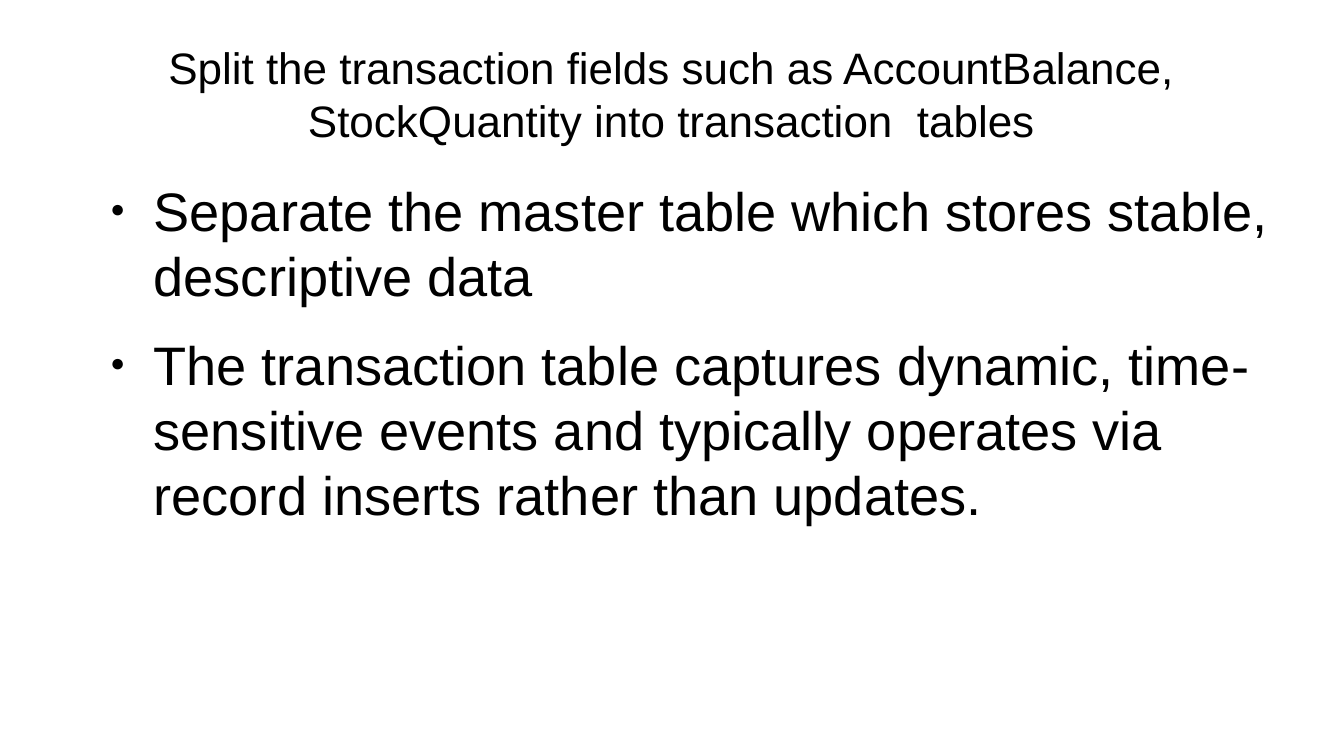
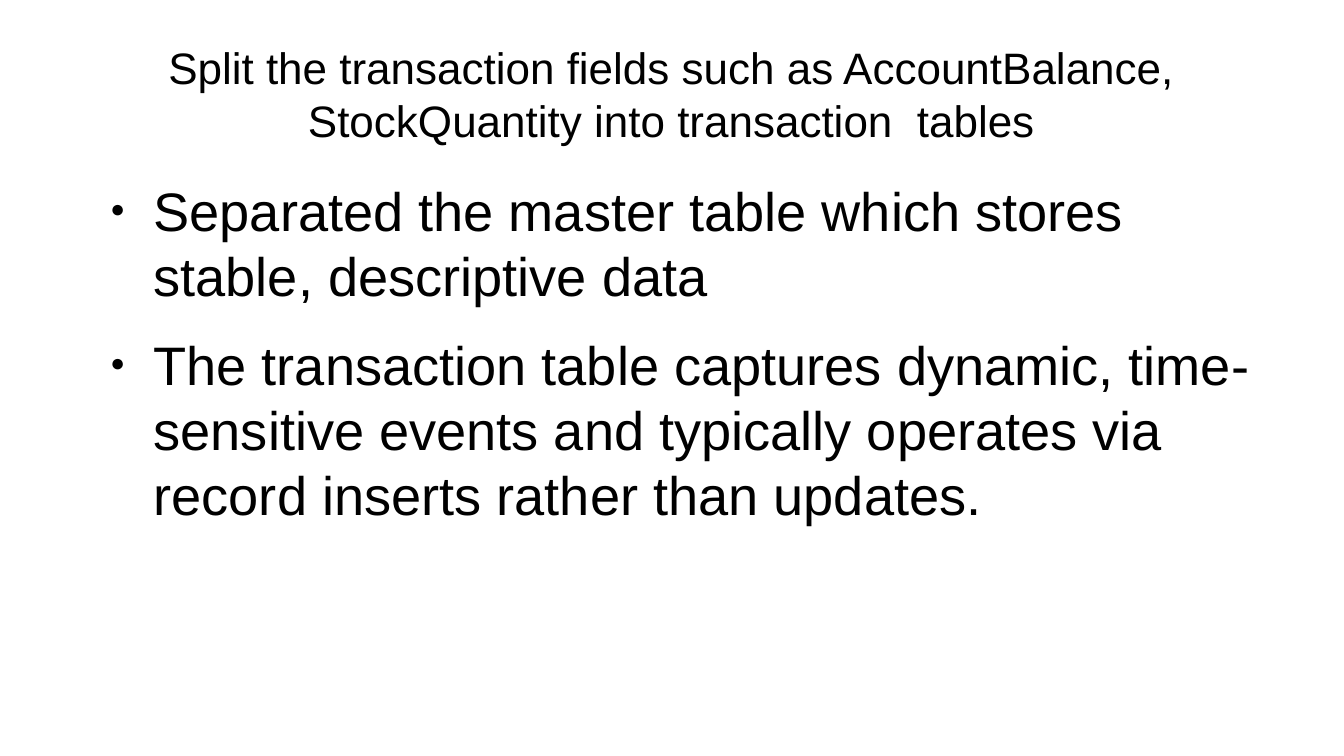
Before and after one commit to philchan2008/customerOrderDatabase, a slide deck: slide 10 of Presentation.odp. Drawn at 1344x756 pixels with LibreOffice and Linux fonts; fonts in the diff are those of the drawing. Boxes give left, top, right and bottom in pixels: in the first picture for what was removed or moved away, otherwise in the second. Text is boxed around its words. In the diff, an @@ line names an element or a change of style, - is before the commit and + after.

```diff
--- a/Presentation.odp
+++ b/Presentation.odp
@@ text at box(154, 191, 1122, 305): text changed @@
-● Separate the master table which stores stable, descriptive data
+● Separated the master table which stores stable, descriptive data
```
Also in this commit, not shown: 2 other slides changed.
